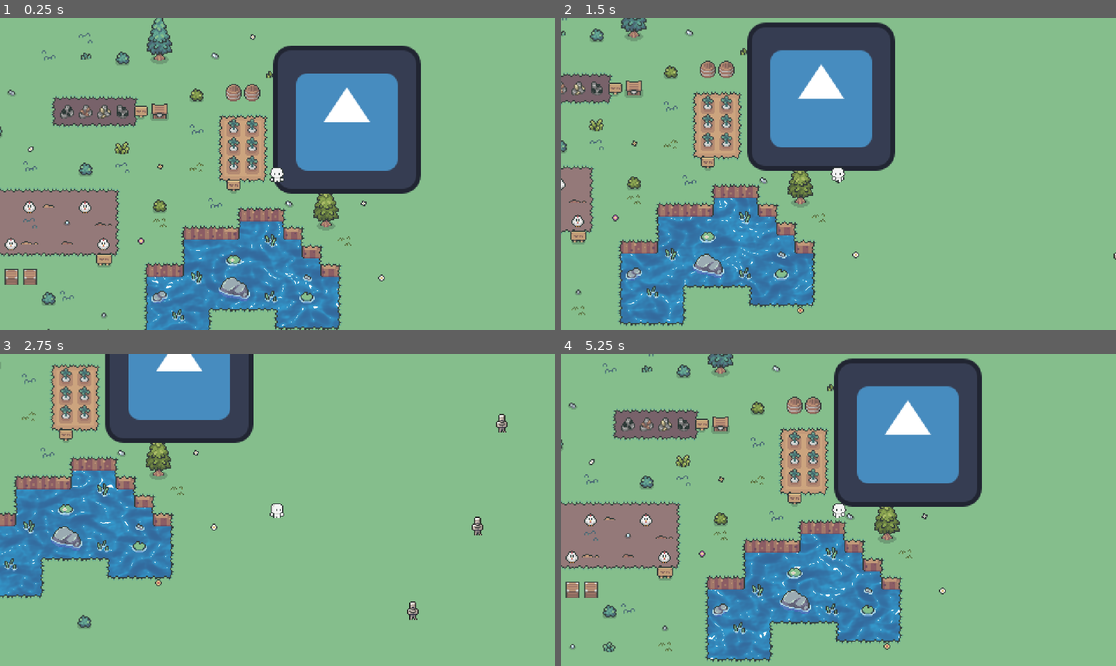
Above: before the commit, frames 1-4 (two rows, left to right).
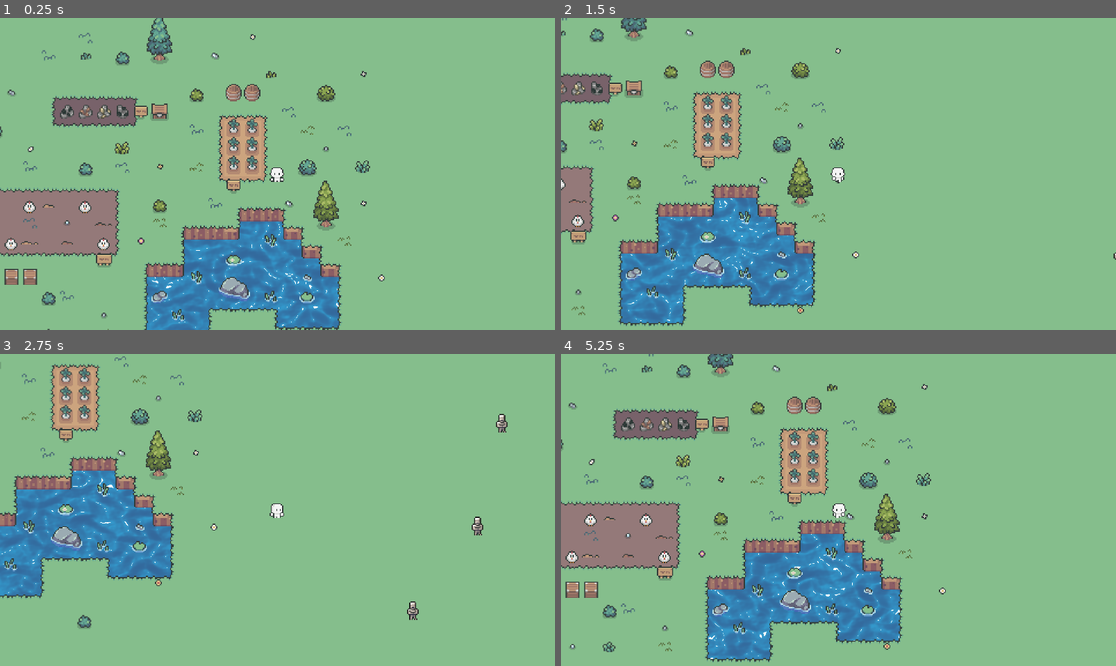
Above: after the commit, the same moments.

Repository: Lord-of-Madness/GameJam2024
Game: Godot game, scene res://Scenes/main_game.tscn
Same seed, same stepped clock (60 frames per second), same inputs: the game is played once before the commit and once after it. The engine's default icon, where the game draws it, is replaced by a stand-in: a white triangle on a blue panel in a dark square.
Inputs:
- Up to frame 1 (0.25 s): no input
- Up to frame 2 (1.5 s): hold D (right) 0.53-1.28 s; hold S (down) from 1.28 s (still down)
- Up to frame 3 (2.75 s): release S (down) at 2.03 s; hold D (right) from 2.03 s (still down)
- Up to frame 4 (5.25 s): release D (right) at 2.78 s; hold W (up) 2.78-3.53 s; hold A (left) 3.53-5.03 s; hold S (down) from 5.03 s (still down)

The runs differ from the first frame. In frame 1, 12% of the frame differs, in the area x 49-76%, y 8-57%; in frame 2, 12%; in frame 3, 7.5%; in frame 4, 13%, in the area x 49-76%, y 1-49%.

Commit message:
Removed grass shader

Diff:
--- a/Scenes/Map.tscn
+++ b/Scenes/Map.tscn
@@ -19,7 +19,6 @@
 [ext_resource type="Texture2D" uid="uid://2ek6j18bsl2x" path="res://Art/Hana Caraka Crops - Free/Crops/Spring/Turnip.png" id="17_248fh"]
 [ext_resource type="Shader" path="res://Shaders/Water.gdshader" id="18_p6pj0"]
 [ext_resource type="Texture2D" uid="uid://c3at5tc102cei" path="res://icon.svg" id="19_dtvvk"]
-[ext_resource type="Shader" path="res://Shaders/Grass.gdshader" id="20_djx4p"]
 
 [sub_resource type="ShaderMaterial" id="ShaderMaterial_l2cr3"]
 resource_local_to_scene = true
@@ -664,10 +663,6 @@
 sources/15 = SubResource("TileSetAtlasSource_hj7yd")
 sources/16 = SubResource("TileSetAtlasSource_q2hm0")
 
-[sub_resource type="ShaderMaterial" id="ShaderMaterial_dvb6f"]
-shader = ExtResource("20_djx4p")
-shader_parameter/scale = 0.00694444
-
 [node name="Map" type="Node2D"]
 
 [node name="Water" type="Node2D" parent="."]
@@ -701,10 +696,3 @@
 [node name="ObjectsLayer" type="TileMapLayer" parent="TileMaps"]
 tile_map_data = PackedByteArray("AAAAAAAACQAEAAAAAAD//wAACQAEAAAAAAD//wEACQAEAAAAAAAAAAEACQAEAAAAAAAAAP//CQAEAAAAAAD/// …(1280 unchanged characters)…
 tile_set = SubResource("TileSet_3k8td")
-
-[node name="Node2D" type="Node2D" parent="."]
-
-[node name="Sprite2D" type="Sprite2D" parent="Node2D"]
-material = SubResource("ShaderMaterial_dvb6f")
-position = Vector2(90, -17)
-texture = ExtResource("19_dtvvk")
--- a/Scenes/main_game.tscn
+++ b/Scenes/main_game.tscn
@@ -1,11 +1,9 @@
-[gd_scene load_steps=4 format=3 uid="uid://rwuknlr3kl4u"]
+[gd_scene load_steps=3 format=3 uid="uid://5vw2v0lky7xy"]
 
 [ext_resource type="PackedScene" uid="uid://e5x1aso3uw0c" path="res://Scenes/Map.tscn" id="1_a3im0"]
-[ext_resource type="Script" path="res://Scenes/main_game.gd" id="1_nbuhc"]
 [ext_resource type="PackedScene" uid="uid://dc0yu32iay8ld" path="res://Scenes/enemy.tscn" id="2_yenkv"]
 
 [node name="Main game" type="Node2D"]
-script = ExtResource("1_nbuhc")
 
 [node name="Map" parent="." instance=ExtResource("1_a3im0")]
 z_index = -1
--- a/Shaders/Grass.gdshader
+++ /dev/null
@@ -1,21 +0,0 @@
-shader_type canvas_item;
-
-uniform sampler2D overlay_tex: repeat_enable, filter_nearest;
-uniform float scale = 0.006944444; // calculated by 1/texture size e.g. 1/144
-varying vec2 world_position;
-
-void vertex(){
-	// calculate the world position for use in the fragment shader
-	world_position = (MODEL_MATRIX * vec4(VERTEX, 0.0, 1.0)).xy;
-}
-
-void fragment() {
-	// only apply overlay_tex on the fully red parts of the original tiles
-	float mix_amount = floor(COLOR.r);
-
-	// sample the overlay_tex using worldPos
-	vec4 overlay_color = texture(overlay_tex, world_position * scale);
-
-	// combine original color and overlay color together
-	COLOR = mix(COLOR, overlay_color, mix_amount);
-}
--- a/Shaders/Water.gdshader
+++ b/Shaders/Water.gdshader
@@ -1,3 +1,5 @@
+// Copied from https://godotshaders.com/shader/cosine-water-2/
+
 shader_type canvas_item;
 
 #define iResolution 1.0/SCREEN_PIXEL_SIZE
Not shown: 1 places in Scenes/Map.tscn that only renumber resources
